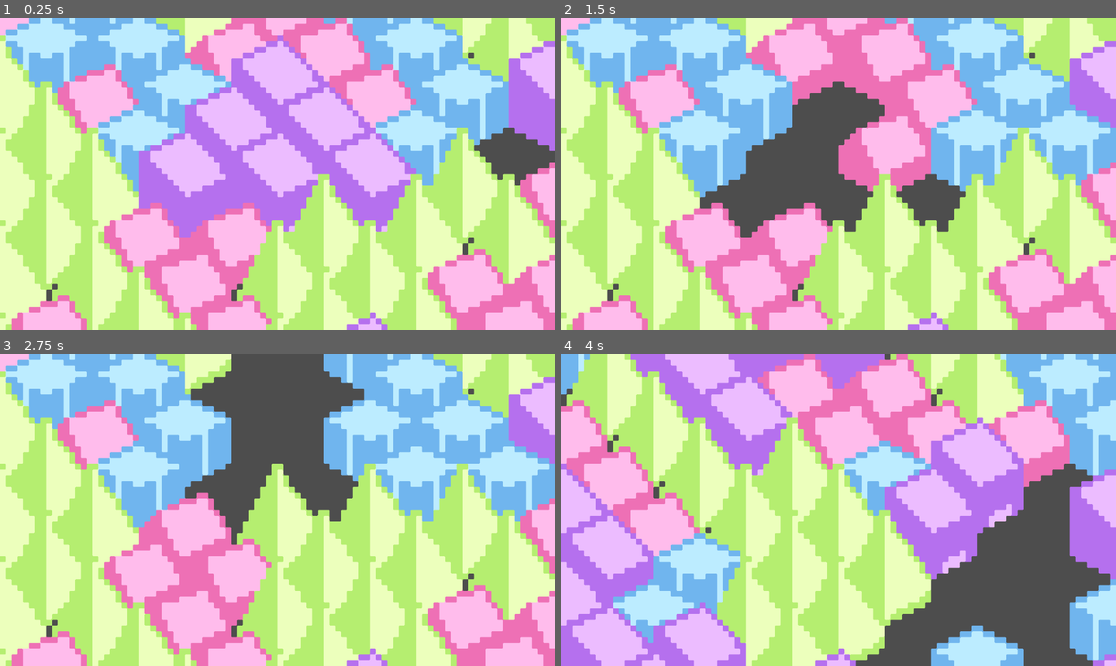
Above: before the commit, frames 1-4 (two rows, left to right).
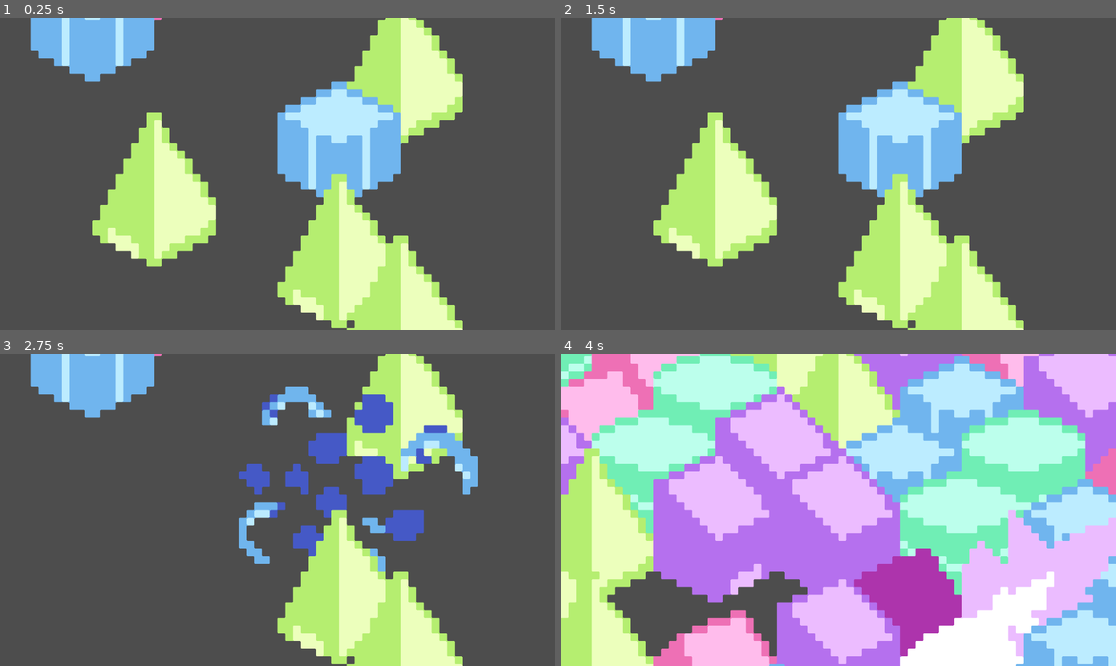
Above: after the commit, the same moments.

Repository: mudziok/destruction
Game: Godot game, scene res://main.tscn
The game is run twice, just before and just after one commit, with the same random seed, the same clock (stepped at 60 frames per second) and the same inputs. The project has no main scene, so this scene is started directly.
Inputs (mouse positions are in pixels of both pictures, inside the frame that each line leads up to):
- Up to frame 1 (0.25 s): no input
- Up to frame 2 (1.5 s): tap Enter at 0.5 s; move the mouse to (960, 158) at 0.52 s; click (960, 158) at 0.67 s; move the mouse to (727, 189) at 1.27 s; click (727, 189) at 1.42 s
- Up to frame 3 (2.75 s): move the mouse to (333, 441) at 2.02 s; click (333, 441) at 2.17 s
- Up to frame 4 (4 s): move the mouse to (810, 572) at 2.77 s; click (810, 572) at 2.92 s; tap R (restart) at 3.5 s; move the mouse to (1005, 556) at 3.52 s; click (1005, 556) at 3.67 s

The runs differ from the first frame. In frame 1, 93% of the frame differs, in the area x 0-100%, y 0-100%; in frame 2, 88%; in frame 3, 86%; in frame 4, 95%.

Commit message:
feat: colorfull explosions

Diff:
--- /dev/null
+++ b/buildings/blue_palette.tres
@@ -0,0 +1,9 @@
+[gd_resource type="GradientTexture1D" load_steps=2 format=3 uid="uid://dto1tvjupcd1y"]
+
+[sub_resource type="Gradient" id="Gradient_p61os"]
+interpolation_mode = 1
+offsets = PackedFloat32Array(0, 0.583942, 0.791971, 0.912409)
+colors = PackedColorArray(0.273, 0.34905, 0.78, 1, 0.439216, 0.709804, 0.933333, 1, 0.737255, 0.92549, 1, 1, 1, 1, 1, 1)
+
+[resource]
+gradient = SubResource("Gradient_p61os")
--- /dev/null
+++ b/buildings/brat_palette.tres
@@ -0,0 +1,9 @@
+[gd_resource type="GradientTexture1D" load_steps=2 format=3 uid="uid://bsbtqyy0mmquj"]
+
+[sub_resource type="Gradient" id="Gradient_nvglh"]
+interpolation_mode = 1
+offsets = PackedFloat32Array(0, 0.583942, 0.791971, 0.912409)
+colors = PackedColorArray(0.681294, 0.205289, 0.676493, 1, 0.709804, 0.439216, 0.933333, 1, 0.92549, 0.737255, 1, 1, 1, 1, 1, 1)
+
+[resource]
+gradient = SubResource("Gradient_nvglh")
--- /dev/null
+++ b/buildings/pink_palette.tres
@@ -0,0 +1,9 @@
+[gd_resource type="GradientTexture1D" load_steps=2 format=3 uid="uid://dku2fkknmfibf"]
+
+[sub_resource type="Gradient" id="Gradient_5b0mg"]
+interpolation_mode = 1
+offsets = PackedFloat32Array(0, 0.583942, 0.791971, 0.912409)
+colors = PackedColorArray(0.788589, 0.235385, 0.479189, 1, 0.933333, 0.439216, 0.709804, 1, 1, 0.737255, 0.92549, 1, 1, 1, 1, 1)
+
+[resource]
+gradient = SubResource("Gradient_5b0mg")
--- /dev/null
+++ b/buildings/piss_palette.tres
@@ -0,0 +1,9 @@
+[gd_resource type="GradientTexture1D" load_steps=2 format=3 uid="uid://dtqp663gfeasn"]
+
+[sub_resource type="Gradient" id="Gradient_p61os"]
+interpolation_mode = 1
+offsets = PackedFloat32Array(0, 0.583942, 0.791971, 0.912409)
+colors = PackedColorArray(0.313315, 0.454122, 0.167438, 1, 0.709804, 0.933333, 0.439216, 1, 0.92549, 1, 0.737255, 1, 1, 1, 1, 1)
+
+[resource]
+gradient = SubResource("Gradient_p61os")
--- /dev/null
+++ b/buildings/purple_palette.tres
@@ -0,0 +1,9 @@
+[gd_resource type="GradientTexture1D" load_steps=2 format=3 uid="uid://1cjr5ywrgc8a"]
+
+[sub_resource type="Gradient" id="Gradient_nvglh"]
+interpolation_mode = 1
+offsets = PackedFloat32Array(0, 0.583942, 0.791971, 0.912409)
+colors = PackedColorArray(0.2412, 0.67, 0.577093, 1, 0.439216, 0.933333, 0.709804, 1, 0.737255, 1, 0.92549, 1, 1, 1, 1, 1)
+
+[resource]
+gradient = SubResource("Gradient_nvglh")
--- a/game.tscn
+++ b/game.tscn
@@ -6,6 +6,7 @@
 [sub_resource type="TileSetAtlasSource" id="TileSetAtlasSource_hkfhx"]
 texture = ExtResource("1_4q1uc")
 texture_region_size = Vector2i(16, 24)
+use_texture_padding = false
 0:0/0 = 0
 1:0/0 = 0
 2:0/0 = 0
@@ -19,7 +20,7 @@
 [node name="Game" type="Node2D"]
 
 [node name="Camera2D" type="Camera2D" parent="."]
-zoom = Vector2(3, 3)
+zoom = Vector2(4, 4)
 
 [node name="TileMapLayer" type="TileMapLayer" parent="."]
 y_sort_enabled = true
--- /dev/null
+++ b/scenes/explosion.gd
@@ -0,0 +1,18 @@
+extends AnimatedSprite2D
+
+var palettes = [
+	preload("res://buildings/pink_palette.tres"),
+	preload("res://buildings/piss_palette.tres"),
+	preload("res://buildings/blue_palette.tres"),
+	preload("res://buildings/brat_palette.tres"),
+	preload("res://buildings/purple_palette.tres"),
+]
+
+func set_palette(color):
+	material.set_shader_parameter("palette", palettes[color])
+# Called when the node enters the scene tree for the first time.
+func _ready() -> void:
+	play()
+
+func _on_animation_finished() -> void:
+	queue_free()
--- /dev/null
+++ b/scenes/explosion.gdshader
@@ -0,0 +1,18 @@
+shader_type canvas_item;
+uniform sampler2D palette;
+
+void vertex() {
+	// Called for every vertex the material is visible on.
+}
+
+void fragment() {
+	vec4 tex = texture(TEXTURE, UV.xy);
+	float col = (tex.r + tex.g + tex.b) / 3.0;
+	vec3 palette_col = texture(palette, vec2(col, 0.5)).rgb;
+	COLOR = vec4(palette_col, tex.a);
+}
+
+//void light() {
+	// Called for every pixel for every light affecting the CanvasItem.
+	// Uncomment to replace the default light processing function with this one.
+//}
--- /dev/null
+++ b/scenes/explosion.tscn
@@ -0,0 +1,120 @@
+[gd_scene load_steps=20 format=3 uid="uid://ccxepqomjwcel"]
+
+[ext_resource type="Texture2D" uid="uid://cbs7jeng58tmh" path="res://boom.png" id="1_bm67g"]
+[ext_resource type="Shader" path="res://scenes/explosion.gdshader" id="1_qynw2"]
+[ext_resource type="Script" path="res://scenes/explosion.gd" id="2_w0of6"]
+
+[sub_resource type="Gradient" id="Gradient_p61os"]
+interpolation_mode = 1
+offsets = PackedFloat32Array(0, 0.583942, 0.791971, 0.912409)
+colors = PackedColorArray(0.273, 0.34905, 0.78, 1, 0.439216, 0.709804, 0.933333, 1, 0.737255, 0.92549, 1, 1, 1, 1, 1, 1)
+
+[sub_resource type="GradientTexture1D" id="GradientTexture1D_wkpqn"]
+gradient = SubResource("Gradient_p61os")
+
+[sub_resource type="ShaderMaterial" id="ShaderMaterial_5k4si"]
+resource_local_to_scene = true
+shader = ExtResource("1_qynw2")
+shader_parameter/palette = SubResource("GradientTexture1D_wkpqn")
+
+[sub_resource type="AtlasTexture" id="AtlasTexture_elvvb"]
+atlas = ExtResource("1_bm67g")
+region = Rect2(0, 0, 50, 50)
+
+[sub_resource type="AtlasTexture" id="AtlasTexture_iku1o"]
+atlas = ExtResource("1_bm67g")
+region = Rect2(100, 0, 50, 50)
+
+[sub_resource type="AtlasTexture" id="AtlasTexture_ngdru"]
+atlas = ExtResource("1_bm67g")
+region = Rect2(200, 0, 50, 50)
+
+[sub_resource type="AtlasTexture" id="AtlasTexture_km0fc"]
+atlas = ExtResource("1_bm67g")
+region = Rect2(300, 0, 50, 50)
+
+[sub_resource type="AtlasTexture" id="AtlasTexture_0x7lf"]
+atlas = ExtResource("1_bm67g")
+region = Rect2(400, 0, 50, 50)
+
+[sub_resource type="AtlasTexture" id="AtlasTexture_6yhnk"]
+atlas = ExtResource("1_bm67g")
+region = Rect2(500, 0, 50, 50)
+
+[sub_resource type="AtlasTexture" id="AtlasTexture_ogx4c"]
+atlas = ExtResource("1_bm67g")
+region = Rect2(600, 0, 50, 50)
+
+[sub_resource type="AtlasTexture" id="AtlasTexture_hj8hj"]
+atlas = ExtResource("1_bm67g")
+region = Rect2(700, 0, 50, 50)
+
+[sub_resource type="AtlasTexture" id="AtlasTexture_hxldc"]
+atlas = ExtResource("1_bm67g")
+region = Rect2(800, 0, 50, 50)
+
+[sub_resource type="AtlasTexture" id="AtlasTexture_6111u"]
+atlas = ExtResource("1_bm67g")
+region = Rect2(900, 0, 50, 50)
+
+[sub_resource type="AtlasTexture" id="AtlasTexture_50o2w"]
+atlas = ExtResource("1_bm67g")
+region = Rect2(1000, 0, 50, 50)
+
+[sub_resource type="AtlasTexture" id="AtlasTexture_y1vvf"]
+atlas = ExtResource("1_bm67g")
+region = Rect2(1100, 0, 50, 50)
+
+[sub_resource type="SpriteFrames" id="SpriteFrames_8htwc"]
+animations = [{
+"frames": [{
+"duration": 1.0,
+"texture": SubResource("AtlasTexture_elvvb")
+}, {
+"duration": 1.0,
+"texture": SubResource("AtlasTexture_iku1o")
+}, {
+"duration": 1.0,
+"texture": SubResource("AtlasTexture_ngdru")
+}, {
+"duration": 1.0,
+"texture": SubResource("AtlasTexture_km0fc")
+}, {
+"duration": 1.0,
+"texture": SubResource("AtlasTexture_0x7lf")
+}, {
+"duration": 1.0,
+"texture": SubResource("AtlasTexture_6yhnk")
+}, {
+"duration": 1.0,
+"texture": SubResource("AtlasTexture_ogx4c")
+}, {
+"duration": 1.0,
+"texture": SubResource("AtlasTexture_hj8hj")
+}, {
+"duration": 1.0,
+"texture": SubResource("AtlasTexture_hxldc")
+}, {
+"duration": 1.0,
+"texture": SubResource("AtlasTexture_6111u")
+}, {
+"duration": 1.0,
+"texture": SubResource("AtlasTexture_50o2w")
+}, {
+"duration": 1.0,
+"texture": SubResource("AtlasTexture_y1vvf")
+}],
+"loop": false,
+"name": &"default",
+"speed": 12.0
+}]
+
+[node name="Explosion" type="AnimatedSprite2D"]
+texture_filter = 1
+material = SubResource("ShaderMaterial_5k4si")
+position = Vector2(-24, -24)
+sprite_frames = SubResource("SpriteFrames_8htwc")
+offset = Vector2(-1, -5)
+script = ExtResource("2_w0of6")
+
+[connection signal="animation_finished" from="." to="." method="_on_animation_finished"]
--- a/tile_map_layer.gd
+++ b/tile_map_layer.gd
@@ -1,4 +1,6 @@
 extends TileMapLayer
+
+var explosion_scene = preload("res://scenes/explosion.tscn")
 
 func get_points_in_radius(center: Vector2i, radius: float) -> Array:
 	var points_in_radius = []
@@ -27,7 +29,7 @@
 	roots.shuffle()
 
 	for cell in roots.slice(0, roots.size() * fill_percent):
-		var color = [0,1,2,3].pick_random()
+		var color = [0,1,2,3,4].pick_random()
 		set_cell(cell, 1, Vector2i(color, 0))
 
 	for i in range(200):
@@ -35,8 +37,7 @@
 
 func _ready() -> void:
 	randomize()
-	generate_city(10)
-
+	#generate_city(10)
 
 func grow() -> void:
 	var used_cells = get_used_cells()
@@ -84,17 +85,6 @@
 
 	return visited_levels
 
-func get_average(cells: Array):
-	var x = 0
-	var y = 0
-	var size = cells.size()
-
-	for c in cells:
-		x += c.x
-		y += c.y
-
-	return Vector2i(int(x / size), int(y / size))
-
 var mark_for_deletion_cells = []
 func _input(event: InputEvent) -> void:
 	if Input.is_action_just_pressed("restart"):
@@ -114,8 +104,14 @@
 			await get_tree().process_frame
 			await get_tree().process_frame
 			for cell in group:
-				erase_cell(cell)
-				mark_for_deletion_cells.erase(cell)
+				var explosion = explosion_scene.instantiate()
+				var color = get_cell_atlas_coords(cell).x
+				if color != -1:
+					add_child(explosion)
+					explosion.position = map_to_local(cell)
+					explosion.set_palette(color)
+					erase_cell(cell)
+					mark_for_deletion_cells.erase(cell)
 
 func _process(delta: float) -> void:
 	pass
Binary file added: boom.png
Not shown, added: boom.png.import
Binary file removed: sprites/houses-export.png
Binary file added: sprites/pink_palette.png
Not shown, changed: sprites/pink_palette.png.import
